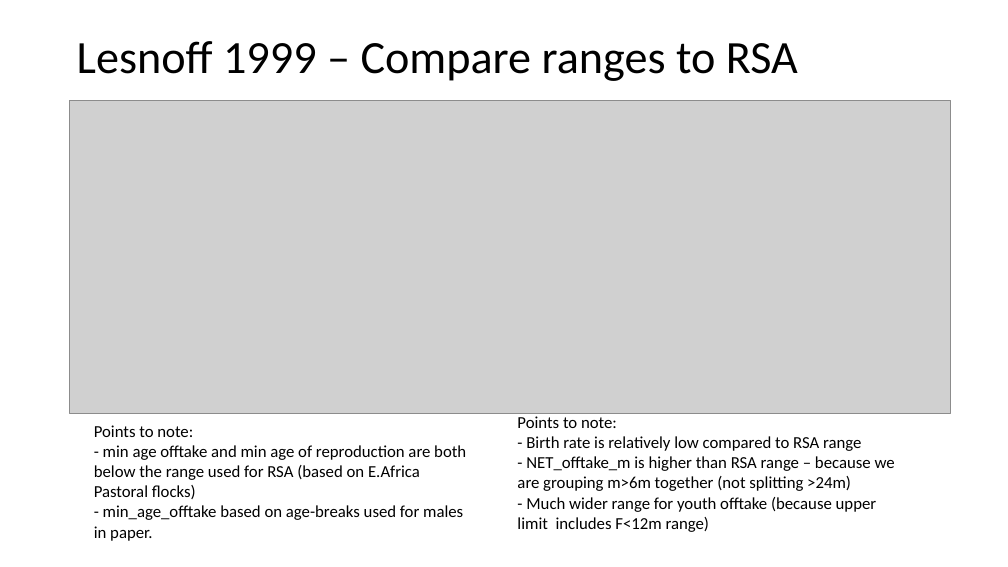
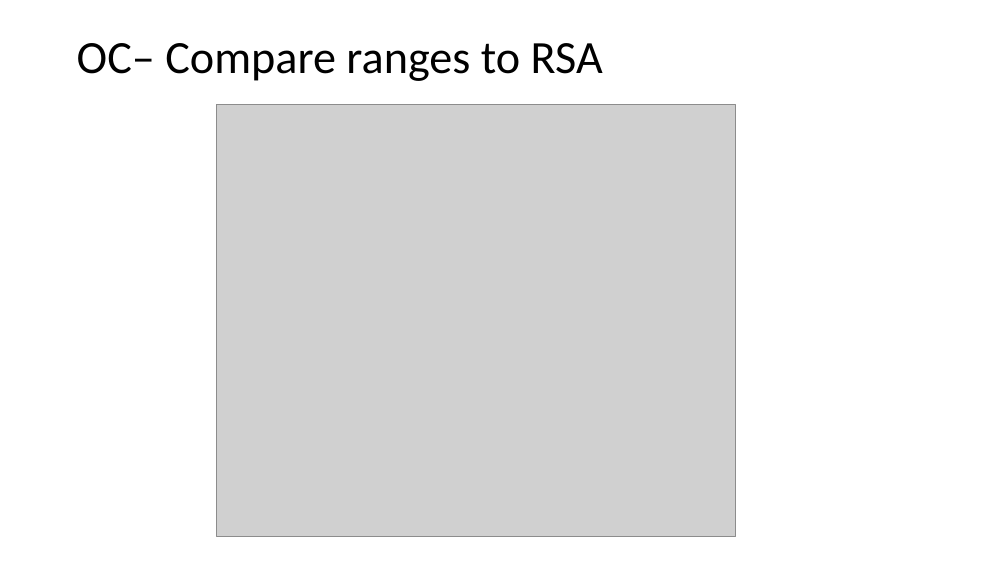
Before and after one commit to BethSavagar/demographic_model_1, a slide deck: slide 5 of presentations/profile-validation/oc.pptx (slide 7 before the commit). Drawn at 1008x567 pixels with LibreOffice and Linux fonts; fonts in the diff are those of the drawing; grey boxes stand for pictures. Boxes give left, top, right and bottom in pixels: in the first picture for what was removed or moved away, otherwise in the second. Text is boxed around its words. In the diff, an @@ line names an element or a change of style, - is before the commit and + after.

```diff
--- a/presentations/profile-validation/oc.pptx
+++ b/presentations/profile-validation/oc.pptx
@@ text at (x1=77, y1=43, x2=603, y2=81): text changed @@
-Lesnoff 1999 – Compare ranges to RSA
+OC– Compare ranges to RSA
@@ picture removed at (x1=70, y1=101, x2=951, y2=414) @@
@@ picture added at (x1=217, y1=104, x2=736, y2=537) @@
@@ text removed at (x1=517, y1=416, x2=895, y2=532) @@
-Points to note:
-- Birth rate is relatively low compared to RSA range
-- NET_offtake_m is higher than RSA range – because we are grouping m>6m together (not splitting >24m)
-- Much wider range for youth offtake (because upper limit includes F<12m range)
@@ text removed at (x1=94, y1=425, x2=466, y2=541) @@
-Points to note:
-- min age offtake and min age of reproduction are both below the range used for RSA (based on E.Africa Pastoral flocks)
-- min_age_offtake based on age-breaks used for males in paper.
```
Also in this commit, not shown: 3 other slides changed, 1 slide added, 3 slides removed, 7 other files.
